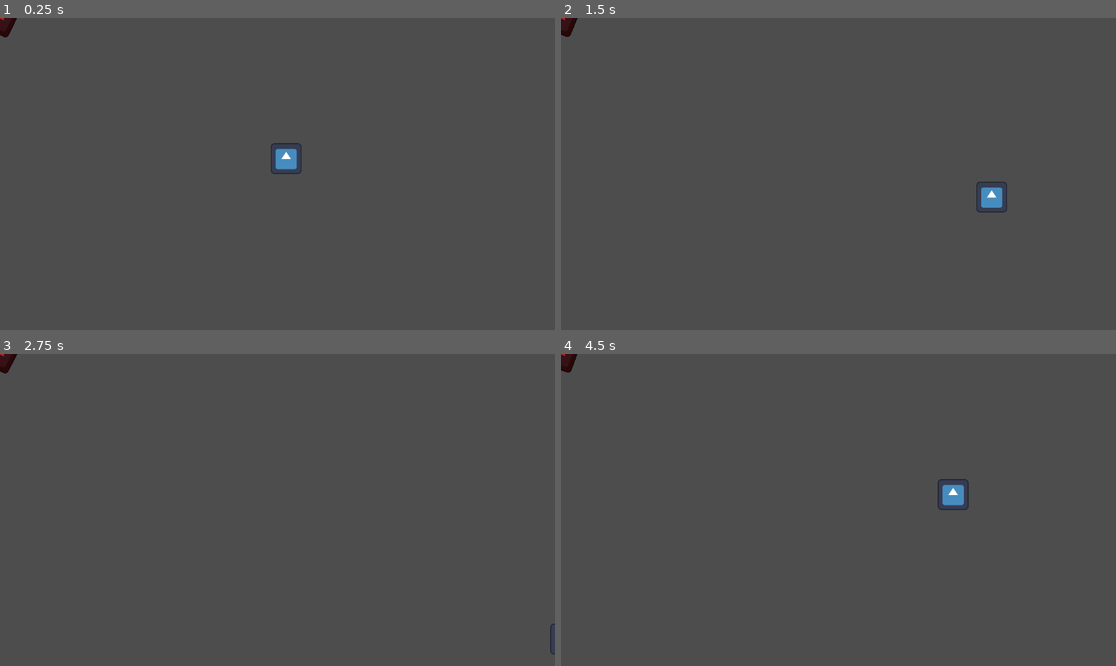
Above: before the commit, frames 1-4 (two rows, left to right).
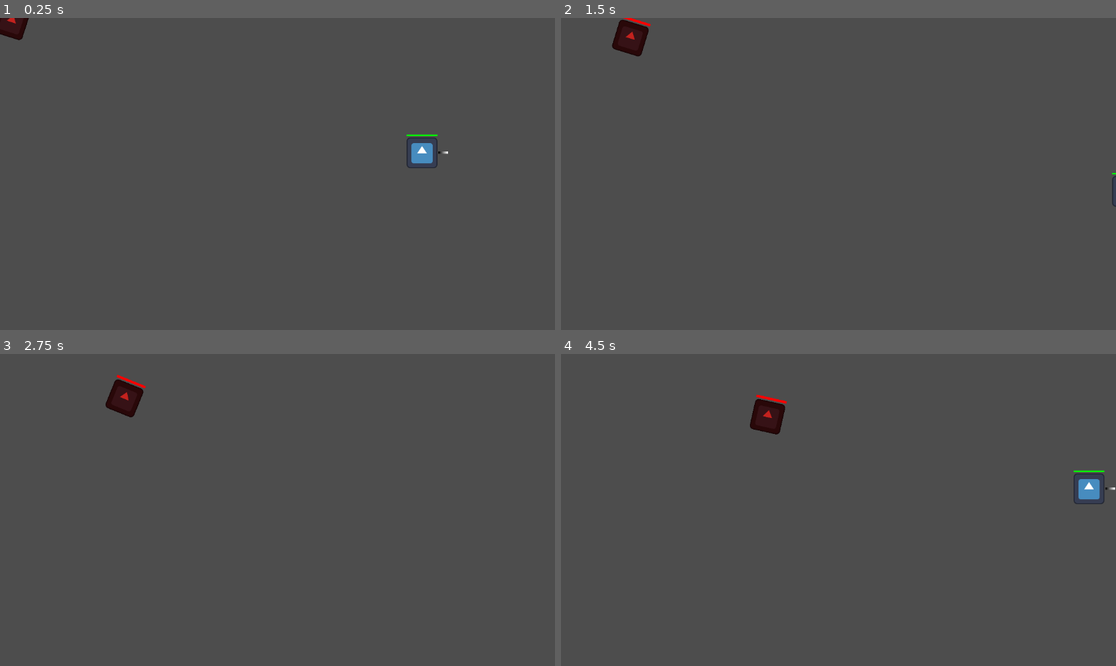
Above: after the commit, the same moments.

Repository: specialOne16/Godot-Wild-Jam-87
Game: Godot game, scene res://world/world.tscn
Two runs of this game, one before a commit and one after it. Both use one fixed random seed, a clock stepped at 60 frames per second and the inputs below. The engine's default icon, where the game draws it, is replaced by a stand-in: a white triangle on a blue panel in a dark square.
Inputs (mouse positions are in pixels of both pictures, inside the frame that each line leads up to):
- Up to frame 1 (0.25 s): no input
- Up to frame 2 (1.5 s): move the mouse to (960, 158) at 0.52 s; hold Right (right) 0.53-1.28 s; tap Space (attack) at 0.6, 1.35 s; move the mouse to (727, 189) at 1.27 s; hold Down (down) from 1.28 s (still down)
- Up to frame 3 (2.75 s): move the mouse to (333, 441) at 2.02 s; release Down (down) at 2.03 s; hold Right (right) from 2.03 s (still down); tap Q (build_wall) at 2.1 s; tap Space (attack) at 2.3 s
- Up to frame 4 (4.5 s): move the mouse to (810, 572) at 2.77 s; release Right (right) at 2.78 s; hold Up (up) 2.78-3.53 s; click (810, 572) at 2.85 s; tap Space (attack) at 3.05, 3.6, 4.35 s; move the mouse to (1005, 556) at 3.52 s; hold Left (left) from 3.53 s (still down); move the mouse to (672, 463) at 4.27 s

The runs differ from the first frame. In frame 1, 0.9% of the frame differs, in the area x 0-81%, y 0-50%; in frame 2, 1.1%; in frame 3, 0.8%; in frame 4, 1.5%, in the area x 0-100%, y 0-50%.

Commit message:
Shooting (#4)
* Enemy Movement in a line and safe house working.

* Removed predefined path

* Merged main

* zombie damage

* Player shooting at enemy

* Enemy moving and shooting

* Zombie damage

* Fixing

Diff:
--- /dev/null
+++ b/entities/enemies/ZombieData.tres
@@ -0,0 +1,7 @@
+[gd_resource type="Resource" script_class="ZombieData" load_steps=2 format=3 uid="uid://dd6b64bybbe8m"]
+
+[ext_resource type="Script" uid="uid://da4kgm6q1v4hi" path="res://entities/enemies/zombie1.gd" id="1_f8rdj"]
+
+[resource]
+script = ExtResource("1_f8rdj")
+metadata/_custom_type_script = "uid://da4kgm6q1v4hi"
--- a/entities/enemies/base/base_enemy.gd
+++ b/entities/enemies/base/base_enemy.gd
@@ -1,11 +1,45 @@
-extends Node2D
+extends RigidBody2D
 class_name BaseEnemy
 
-var move_speed: float = 0
-var player: Player
-#
+
+@export var enemy_health: float = 100;
+@export var player: Player
+
+@onready var hp_bar: TextureProgressBar = %enemyHpBar
+@onready var zombie_damage_timer: Timer = %ZombieDamageTimer
+@onready var zombie_range: Area2D = %ZombieRange
+
+var zombie_data := ResourceManager.zombie_data_rm
+var player_data := ResourceManager.player_data_rm
+var move_speed: float = 100
+
+func _ready() -> void:
+	hp_bar.value = enemy_health
+	zombie_range.connect("body_entered", player_check)
+	zombie_damage_timer.connect("timeout", player_damage)
+	zombie_range.connect("body_exited", stop_damage_timer)
+
+func player_check(body: Node2D) -> void:
+	if body is Player:
+		zombie_damage_timer.start()
+
+func stop_damage_timer(body: Node2D) -> void:
+	if body is Player:
+		zombie_damage_timer.stop()
+
+func player_damage() -> void:
+	player_data.player_health -= zombie_data.zombie_damage
+
 func _process(delta: float) -> void:
 	# TODO : when day arrives need to either stop zombies attacking player.
 	if player:
 		global_position += global_position.direction_to(player.global_position) * move_speed * delta;
 		look_at(player.global_position)
+
+func damaged(damage: float) -> void:
+	enemy_health -= damage;
+	hp_bar.value = enemy_health
+
+	if enemy_health <= 0:
+		queue_free()
+		ResourceManager.enemy_list.erase(self)
--- a/entities/enemies/base/base_enemy.tscn
+++ b/entities/enemies/base/base_enemy.tscn
@@ -6,10 +6,22 @@
 [sub_resource type="RectangleShape2D" id="RectangleShape2D_stjds"]
 size = Vector2(128, 128)
 
+[sub_resource type="CircleShape2D" id="CircleShape2D_6pcee"]
+radius = 42.047592
+
+[sub_resource type="Gradient" id="Gradient_6pcee"]
+offsets = PackedFloat32Array(0.007142857)
+colors = PackedColorArray(1, 0, 0, 1)
+
+[sub_resource type="GradientTexture2D" id="GradientTexture2D_stjds"]
+gradient = SubResource("Gradient_6pcee")
+height = 5
+
 [node name="BaseEnemy" type="RigidBody2D"]
 collision_layer = 2
-collision_mask = 0
+collision_mask = 18
 gravity_scale = 0.0
+contact_monitor = true
 script = ExtResource("1_8xa7x")
 
 [node name="Icon" type="Sprite2D" parent="."]
@@ -21,10 +33,30 @@
 scale = Vector2(0.5, 0.5)
 shape = SubResource("RectangleShape2D_stjds")
 
+[node name="ZombieRange" type="Area2D" parent="."]
+unique_name_in_owner = true
+
+[node name="ZombieAttackArea" type="CollisionShape2D" parent="ZombieRange"]
+unique_name_in_owner = true
+shape = SubResource("CircleShape2D_6pcee")
+
 [node name="Control" type="Control" parent="."]
 layout_mode = 3
 anchors_preset = 0
-offset_right = 40.0
-offset_bottom = 40.0
+offset_left = -32.0
+offset_top = -40.0
+offset_right = 32.0
+offset_bottom = -35.0
 
-[node name="CanvasLayer" type="CanvasLayer" parent="Control"]
+[node name="enemyHpBar" type="TextureProgressBar" parent="Control"]
+unique_name_in_owner = true
+layout_mode = 1
+anchors_preset = 15
+anchor_right = 1.0
+anchor_bottom = 1.0
+grow_horizontal = 2
+grow_vertical = 2
+texture_progress = SubResource("GradientTexture2D_stjds")
+
+[node name="ZombieDamageTimer" type="Timer" parent="."]
+unique_name_in_owner = true
--- /dev/null
+++ b/entities/enemies/zombie1.gd
@@ -0,0 +1,5 @@
+extends Resource
+class_name ZombieData
+
+@export var zombie_health: float = 100.00
+@export var zombie_damage: float = 40
--- /dev/null
+++ b/entities/player/PlayerData.tres
@@ -0,0 +1,8 @@
+[gd_resource type="Resource" script_class="PlayerData" load_steps=2 format=3 uid="uid://b6otg17jy1a75"]
+
+[ext_resource type="Script" uid="uid://ddli6qlkg6s88" path="res://entities/player/playerData.gd" id="1_arklo"]
+
+[resource]
+script = ExtResource("1_arklo")
+weapon_damage = 10.0
+metadata/_custom_type_script = "uid://ddli6qlkg6s88"
--- /dev/null
+++ b/entities/player/bullet.gd
@@ -0,0 +1,29 @@
+extends Area2D
+class_name Bullet
+
+@onready var bullet_alive: Timer = %bullet_alive
+
+@export var speed := 800
+
+var direction := Vector2.ZERO
+var player_data := ResourceManager.player_data_rm
+
+func _ready():
+	bullet_start()
+	bullet_alive.connect("timeout", destroy_bullet)
+	self.connect("body_entered", _on_body_entered)
+	pass
+
+func bullet_start() -> void:
+	bullet_alive.start()
+
+func destroy_bullet() -> void:
+	queue_free()
+
+func _physics_process(delta):
+	position += direction * speed * delta
+
+func _on_body_entered(body: Node2D) -> void:
+	if body.has_method("damaged"):
+		body.damaged(player_data.weapon_damage)
+		queue_free()
--- /dev/null
+++ b/entities/player/bullet.tscn
@@ -0,0 +1,23 @@
+[gd_scene load_steps=4 format=3 uid="uid://c0xqahtmvo8kf"]
+
+[ext_resource type="Script" uid="uid://ptar3os7xwyc" path="res://entities/player/bullet.gd" id="1_2qgwa"]
+[ext_resource type="Texture2D" uid="uid://dwcew2co30q1l" path="res://icon.svg" id="1_o27as"]
+
+[sub_resource type="CircleShape2D" id="CircleShape2D_o27as"]
+radius = 8.062258
+
+[node name="bullet" type="Area2D"]
+collision_layer = 16
+collision_mask = 2
+script = ExtResource("1_2qgwa")
+
+[node name="Sprite2D" type="Sprite2D" parent="."]
+scale = Vector2(0.1, 0.1)
+texture = ExtResource("1_o27as")
+
+[node name="bulletcollision" type="CollisionShape2D" parent="."]
+shape = SubResource("CircleShape2D_o27as")
+
+[node name="bullet_alive" type="Timer" parent="."]
+unique_name_in_owner = true
+wait_time = 10.0
--- a/entities/player/components/attack.gd
+++ b/entities/player/components/attack.gd
@@ -1,8 +1,17 @@
 extends Area2D
 class_name Attack
+
+signal zombie_entered
+signal zombie_left
 
 func _process(_delta: float) -> void:
 	if Input.is_action_just_pressed("attack"):
 		for body in get_overlapping_bodies():
 			if body is Tree_:
 				body.damaged()
+
+func _on_body_entered(body: Node2D) -> void:
+	zombie_entered.emit(body)
+
+func _on_body_exited(body: Node2D) -> void:
+	zombie_left.emit(body)
--- a/entities/player/components/attack.tscn
+++ b/entities/player/components/attack.tscn
@@ -4,7 +4,7 @@
 
 [sub_resource type="CircleShape2D" id="CircleShape2D_pn33x"]
 
-[node name="AttackComponent" type="Area2D"]
+[node name="CraftAttack" type="Area2D"]
 collision_layer = 0
 collision_mask = 4
 script = ExtResource("1_8y7ha")
--- a/entities/player/player.gd
+++ b/entities/player/player.gd
@@ -3,10 +3,84 @@
 
 @export var speed = 400
 
+@onready var bullet_spawn: Marker2D = %bulletspawn
+@onready var zombie_attack: Attack = %ZombieAttack
+@onready var bullet_interval: Timer = %bulletInterval
+@onready var gun: Sprite2D = %gun
+@onready var player_hp_bar: TextureProgressBar = %PlayerHPBar
+
+var bulletScene : PackedScene = preload("uid://c0xqahtmvo8kf")
+var player_data := ResourceManager.player_data_rm
+
+var is_enemy_inside : bool = false
+var nearest_enemy_direction : Vector2
+var nearest_enemy_rotation: float
+var nearest_enemy_body : Node2D
+var enemies : Array = ResourceManager.enemy_list
+
+func _ready() -> void:
+	connect_signals()
+
+func _process(_delta: float) -> void:
+	player_hp_bar.value = player_data.player_health
+	if player_data.player_health <= 0:
+		queue_free()
+
+	if enemies.is_empty() == false:
+		nearest_enemy_body = get_nearest_enemy()
+
+	if enemies.is_empty():
+		is_enemy_inside = false
+		bullet_interval.stop()
+
+	if is_enemy_inside == true:
+		nearest_enemy_direction = (nearest_enemy_body.global_position - gun.global_position).normalized()
+		gun.look_at(nearest_enemy_body.global_position)
+
+func connect_signals() -> void:
+	zombie_attack.zombie_entered.connect(enemy_inside)
+	zombie_attack.zombie_left.connect(enemy_outside)
+	bullet_interval.timeout.connect(fire_bullet)
+
+
+func enemy_inside(body: Node2D) -> void:
+	enemies.append(body)
+	is_enemy_inside = true
+	bullet_interval.start()
+
+func enemy_outside(body: Node2D) -> void:
+	enemies.erase(body)
+
 func get_input():
 	var input_direction = Input.get_vector("left", "right", "up", "down")
 	velocity = input_direction * speed
 
+
+
 func _physics_process(_delta):
 	get_input()
 	move_and_slide()
+
+func fire_bullet() -> void:
+	var bullet := bulletScene.instantiate()
+	bullet.direction = nearest_enemy_direction.normalized()
+	bullet.global_position = bullet_spawn.global_position
+	get_tree().current_scene.call_deferred("add_child",bullet)
+
+func get_nearest_enemy():
+	if enemies.is_empty():
+		return null
+
+	var nearest: Node2D = null
+	var nearest_dist := INF
+
+	for enemy in enemies:
+		if !is_instance_valid(enemy):
+			continue   # skip deleted enemies
+
+		var dist := global_position.distance_to(enemy.global_position)
+		if dist < nearest_dist:
+			nearest_dist = dist
+			nearest = enemy
+
+	return nearest
--- a/entities/player/player.tscn
+++ b/entities/player/player.tscn
@@ -7,11 +7,23 @@
 [sub_resource type="RectangleShape2D" id="RectangleShape2D_bls4j"]
 size = Vector2(128, 128)
 
-[sub_resource type="CircleShape2D" id="CircleShape2D_abrql"]
-radius = 225.0089
+[sub_resource type="Gradient" id="Gradient_sglur"]
+
+[sub_resource type="GradientTexture2D" id="GradientTexture2D_bls4j"]
+gradient = SubResource("Gradient_sglur")
+width = 20
+height = 5
+
+[sub_resource type="Gradient" id="Gradient_bls4j"]
+offsets = PackedFloat32Array(0.43571427)
+colors = PackedColorArray(0, 1, 0, 1)
+
+[sub_resource type="GradientTexture2D" id="GradientTexture2D_fkugw"]
+gradient = SubResource("Gradient_bls4j")
+height = 3
 
 [node name="Player" type="CharacterBody2D"]
-collision_mask = 12
+collision_mask = 14
 script = ExtResource("1_abrql")
 
 [node name="Icon" type="Sprite2D" parent="."]
@@ -22,9 +34,45 @@
 scale = Vector2(0.5, 0.5)
 shape = SubResource("RectangleShape2D_bls4j")
 
-[node name="Area2D" type="Area2D" parent="."]
+[node name="CraftAttack" parent="." instance=ExtResource("3_sglur")]
+scale = Vector2(5, 5)
 
-[node name="enemyDetection" type="CollisionShape2D" parent="Area2D"]
-shape = SubResource("CircleShape2D_abrql")
-[node name="AttackComponent" parent="." instance=ExtResource("3_sglur")]
-scale = Vector2(10, 10)
+[node name="ZombieAttack" parent="." instance=ExtResource("3_sglur")]
+unique_name_in_owner = true
+scale = Vector2(50, 50)
+collision_layer = 2
+collision_mask = 6
+
+[node name="bulletInterval" type="Timer" parent="."]
+unique_name_in_owner = true
+wait_time = 0.5
+
+[node name="gun" type="Sprite2D" parent="."]
+unique_name_in_owner = true
+texture = SubResource("GradientTexture2D_bls4j")
+offset = Vector2(44, 0)
+
+[node name="bulletspawn" type="Marker2D" parent="gun"]
+unique_name_in_owner = true
+position = Vector2(54, 0)
+
+[node name="Control" type="Control" parent="."]
+layout_mode = 3
+anchors_preset = 0
+offset_left = -32.0
+offset_top = -38.0
+offset_right = 32.0
+offset_bottom = -34.0
+
+[node name="PlayerHPBar" type="TextureProgressBar" parent="Control"]
+unique_name_in_owner = true
+layout_mode = 1
+anchors_preset = 15
+anchor_right = 1.0
+anchor_bottom = 1.0
+grow_horizontal = 2
+grow_vertical = 2
+texture_progress = SubResource("GradientTexture2D_fkugw")
+
+[connection signal="body_entered" from="ZombieAttack" to="ZombieAttack" method="_on_body_entered"]
+[connection signal="body_exited" from="ZombieAttack" to="ZombieAttack" method="_on_body_exited"]
--- /dev/null
+++ b/entities/player/playerData.gd
@@ -0,0 +1,5 @@
+extends Resource
+class_name PlayerData
+
+@export var player_health: float = 100.00
+@export var weapon_damage: float = 40
--- a/globals/resource_manager.gd
+++ b/globals/resource_manager.gd
@@ -3,6 +3,11 @@
 signal wood_changed(new_value: int)
 
 var current_wood: int = 0
+const player_data_rm : PlayerData = preload("uid://b6otg17jy1a75") as PlayerData
+const zombie_data_rm : ZombieData = preload("uid://dd6b64bybbe8m") as ZombieData
+
+
+var enemy_list: Array
 
 func gain_wood(amount: int = 1):
 	current_wood += amount
--- a/project.godot
+++ b/project.godot
@@ -68,6 +68,7 @@
 2d_physics/layer_2="Enemy"
 2d_physics/layer_3="Resource"
 2d_physics/layer_4="Building"
+2d_physics/layer_5="PlayerBullet"
 
 [rendering]
 
--- /dev/null
+++ b/world/_test_scenes/test_shoot.tscn
@@ -0,0 +1,27 @@
+[gd_scene load_steps=4 format=3 uid="uid://dsaimtmaf0bmf"]
+
+[ext_resource type="PackedScene" uid="uid://dnrx1cp8p8huy" path="res://entities/player/player.tscn" id="2_844po"]
+[ext_resource type="PackedScene" uid="uid://mh1quh77s5gw" path="res://world/enemy_spawner/enemy_spawner.tscn" id="2_df015"]
+[ext_resource type="PackedScene" uid="uid://b77jx6vgrjkhp" path="res://world/day_night_cycle/day_night_cycle.tscn" id="3_4y3cs"]
+
+[node name="TestShoot" type="Node2D"]
+
+[node name="Player" parent="." instance=ExtResource("2_844po")]
+unique_name_in_owner = true
+position = Vector2(815, 314)
+
+[node name="CanvasLayer" type="CanvasLayer" parent="."]
+visible = false
+
+[node name="DayNightCycle" parent="CanvasLayer" instance=ExtResource("3_4y3cs")]
+morning_timer_time = 1.0
+dusk_timer_time = 1.0
+night_timer_time = 50.0
+
+[node name="EnemySpawner" parent="." node_paths=PackedStringArray("player") instance=ExtResource("2_df015")]
+position = Vector2(96, 94)
+player = NodePath("../Player")
+
+[node name="EnemySpawner2" parent="." node_paths=PackedStringArray("player") instance=ExtResource("2_df015")]
+position = Vector2(94, 504)
+player = NodePath("../Player")
--- a/world/enemy_spawner/enemy_spawner.gd
+++ b/world/enemy_spawner/enemy_spawner.gd
@@ -6,15 +6,16 @@
 const BASE_ENEMY = preload("uid://devxha63j6w0k")
 
 @export var player: Player
-@onready var spawn_timer: Timer = $SpawnTimer
+@onready var enemy_spawn_timer: Timer = %EnemySpawnTimer
 
 
 func _ready() -> void:
-	spawn_timer.start()
-	spawn_timer.timeout.connect(spawn_enemy)
+	enemy_spawn_timer.start()
+	enemy_spawn_timer.timeout.connect(spawn_enemy)
 
 func spawn_enemy():
-	if event_bus.enemy_spawner == true:
+	# Always check valid instance if you want to check object in tree or not after freeing that object
+	if event_bus.enemy_spawner == true and is_instance_valid(player) and player.is_inside_tree():
 		var enemy: BaseEnemy = BASE_ENEMY.instantiate()
 		enemy.move_speed = spawned_move_speed
 		enemy.player = player
--- a/world/enemy_spawner/enemy_spawner.tscn
+++ b/world/enemy_spawner/enemy_spawner.tscn
@@ -5,5 +5,6 @@
 [node name="EnemySpawner" type="Node2D"]
 script = ExtResource("1_x1uts")
 
-[node name="SpawnTimer" type="Timer" parent="."]
-wait_time = 2.0
+[node name="EnemySpawnTimer" type="Timer" parent="."]
+unique_name_in_owner = true
+wait_time = 6.9510000000000005
--- a/world/world.tscn
+++ b/world/world.tscn
@@ -1,11 +1,10 @@
-[gd_scene load_steps=7 format=3 uid="uid://d37miegg8k42b"]
+[gd_scene load_steps=6 format=3 uid="uid://d37miegg8k42b"]
 
 [ext_resource type="PackedScene" uid="uid://dnrx1cp8p8huy" path="res://entities/player/player.tscn" id="1_6xmxd"]
 [ext_resource type="Script" uid="uid://biyyc22lw3smp" path="res://world/world.gd" id="1_h5o24"]
 [ext_resource type="PackedScene" uid="uid://b77jx6vgrjkhp" path="res://world/day_night_cycle/day_night_cycle.tscn" id="2_tcf2h"]
 [ext_resource type="PackedScene" uid="uid://devxha63j6w0k" path="res://entities/enemies/base/base_enemy.tscn" id="3_mmdvd"]
 [ext_resource type="PackedScene" uid="uid://mh1quh77s5gw" path="res://world/enemy_spawner/enemy_spawner.tscn" id="4_mmdvd"]
-[ext_resource type="PackedScene" uid="uid://gayf4urdymll" path="res://world/safe_house.tscn" id="6_fn3g3"]
 
 [node name="World" type="Node2D"]
 script = ExtResource("1_h5o24")
@@ -15,7 +14,7 @@
 
 [node name="Player" parent="." instance=ExtResource("1_6xmxd")]
 unique_name_in_owner = true
-position = Vector2(594, 292)
+position = Vector2(876, 280)
 
 [node name="CanvasLayer" type="CanvasLayer" parent="."]
 visible = false
@@ -23,19 +22,14 @@
 [node name="DayNightCycle" parent="CanvasLayer" instance=ExtResource("2_tcf2h")]
 metadata/_edit_lock_ = true
 
-[node name="safe_house" parent="." instance=ExtResource("6_fn3g3")]
-visible = false
-position = Vector2(885, 235)
-scale = Vector2(2, 2)
-
 [node name="EnemySpawner" parent="." node_paths=PackedStringArray("player") instance=ExtResource("4_mmdvd")]
-position = Vector2(147, 87)
+position = Vector2(185, 121)
 player = NodePath("../Player")
 
 [node name="EnemySpawner2" parent="." node_paths=PackedStringArray("player") instance=ExtResource("4_mmdvd")]
-position = Vector2(65, 534)
+position = Vector2(172, 556)
 player = NodePath("../Player")
 
 [node name="EnemySpawner3" parent="." node_paths=PackedStringArray("player") instance=ExtResource("4_mmdvd")]
-position = Vector2(922, 397)
+position = Vector2(1003, 586)
 player = NodePath("../Player")
Not shown: 1 places in entities/enemies/base/base_enemy.tscn that only renumber resources
Not shown, added: entities/enemies/zombie1.gd.uid
Not shown, added: entities/player/bullet.gd.uid
Not shown: 1 places in entities/player/player.tscn that only renumber resources
Not shown, added: entities/player/playerData.gd.uid
